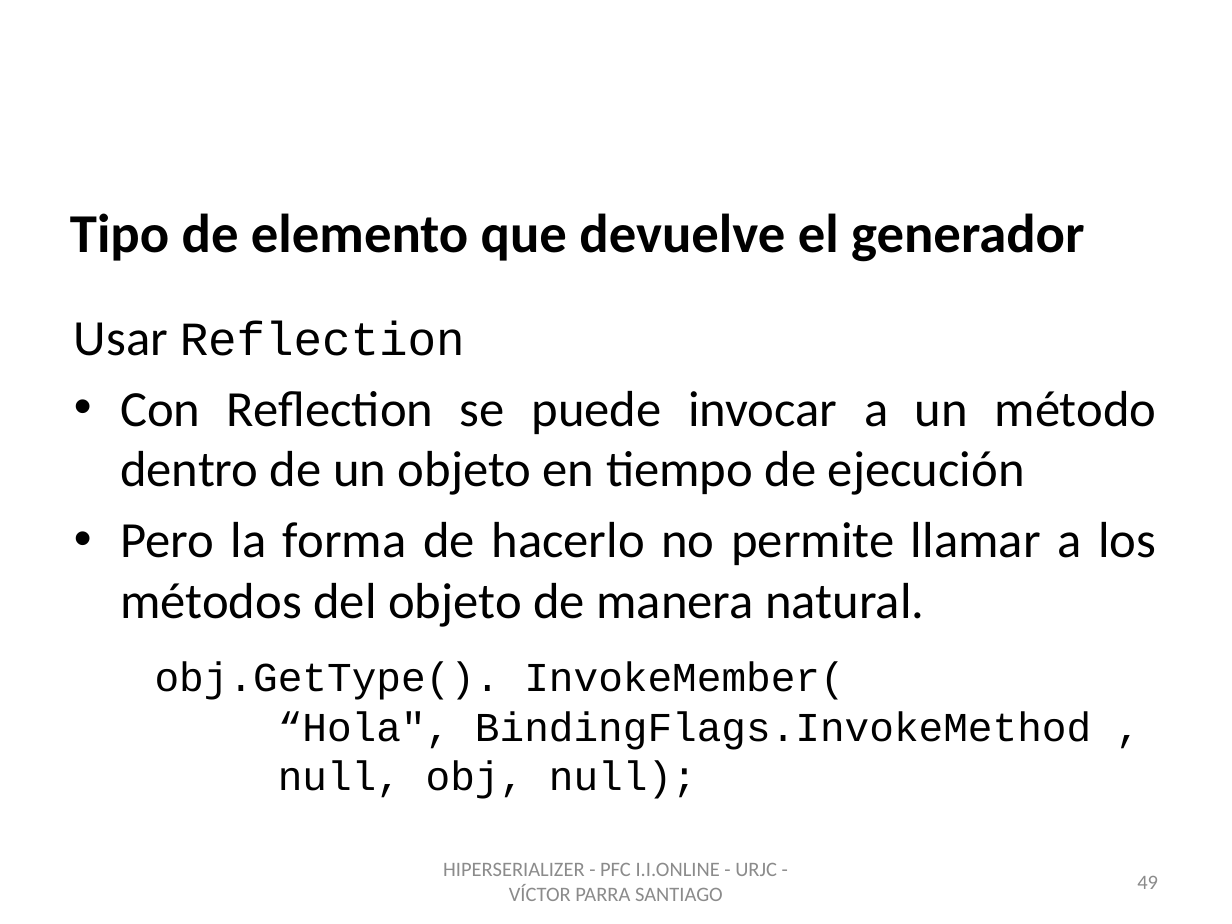
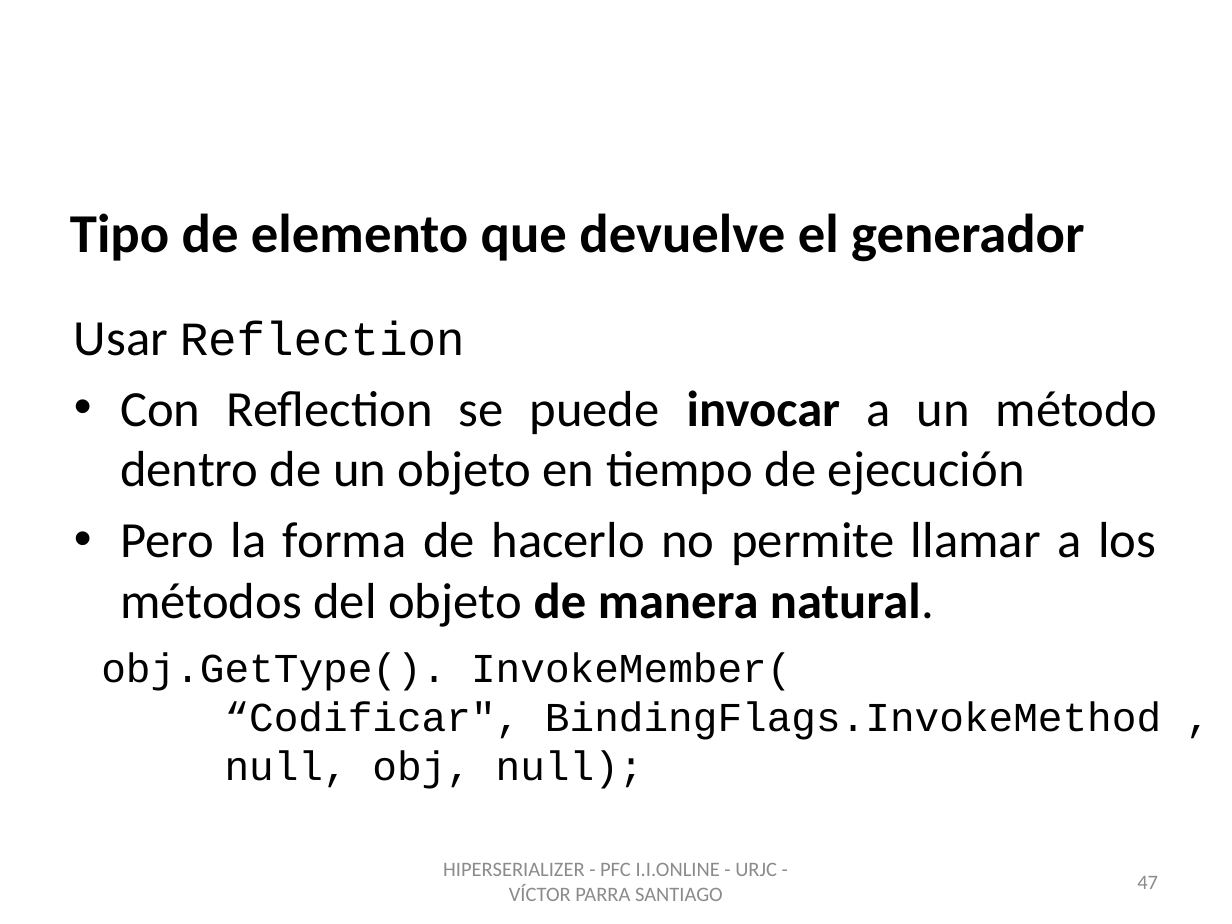
Before and after one commit to vitiparra/ProyectoFinDeCarrera, a slide deck: slide 47 of Memoria/PFC HiperSerializer OK.pptx (slide 49 before the commit). Drawn at 1232x924 pixels with LibreOffice and Linux fonts; fonts in the diff are those of the drawing; background and template pictures are left out. Boxes give left, top, right and bottom in pixels: in the first picture for what was removed or moved away, otherwise in the second. Text is boxed around its words. In the diff, an @@ line names an element or a change of style, - is before the commit and + after.

```diff
--- a/Memoria/PFC HiperSerializer OK.pptx
+++ b/Memoria/PFC HiperSerializer OK.pptx
@@ text at (120, 390, 1158, 627): bold on in "invocar", "de manera natural." @@
@@ text "obj.GetType(). InvokeMember(": place and size @@
-text "obj.GetType(). InvokeMember(" at (155, 662, 1091, 799)
+text "obj.GetType(). InvokeMember(" at (101, 652, 1161, 789)
@@ text at (225, 701, 1161, 740): text changed @@
-“Hola", BindingFlags.InvokeMethod ,
+“Codificar", BindingFlags.InvokeMethod ,
@@ page number at (1137, 876, 1158, 889): text changed @@
-49
+47
```
Also in this commit, not shown: 6 other slides changed, 5 slides added, 2 other files.
